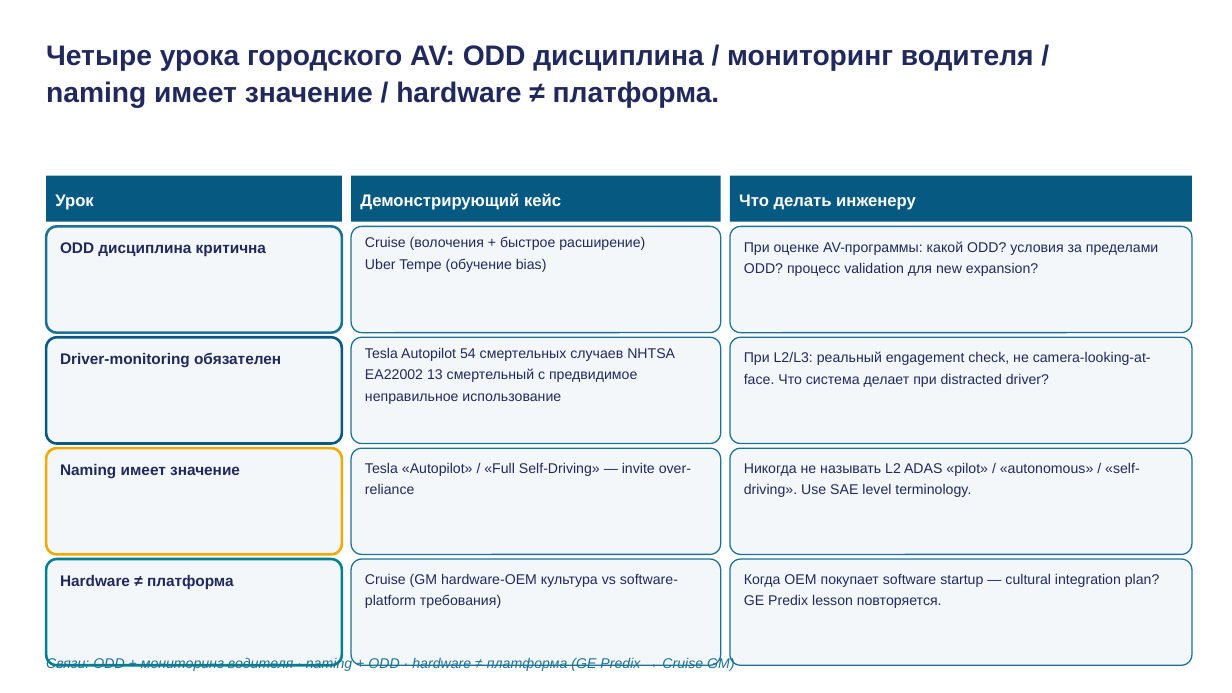
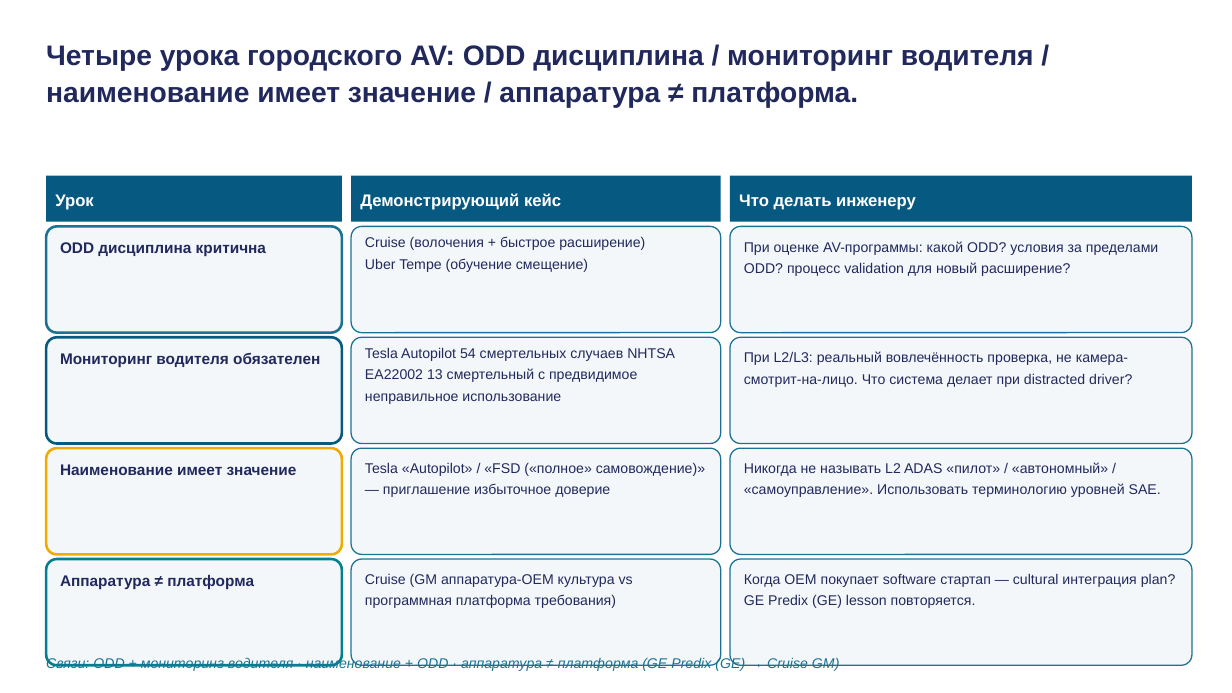
Before and after one commit to tellina-study/AI-usage-lessons, a slide deck: slide 32 of library/lectures/lec-13/rendered/lec-13.pptx. Drawn at 1232x693 pixels with LibreOffice and Linux fonts; fonts in the diff are those of the drawing. Boxes give left, top, right and bottom in pixels: in the first picture for what was removed or moved away, otherwise in the second. Text is boxed around its words. In the diff, an @@ line names an element or a change of style, - is before the commit and + after.

```diff
--- a/library/lectures/lec-13/rendered/lec-13.pptx
+++ b/library/lectures/lec-13/rendered/lec-13.pptx
@@ text at bbox=[46, 45, 1034, 108]: text changed @@
-Четыре урока городского AV: ODD дисциплина / мониторинг водителя /
-naming имеет значение / hardware ≠ платформа.
+Четыре урока городского AV: ODD дисциплина / мониторинг водителя /
+наименование имеет значение / аппаратура ≠ платформа.
@@ text at bbox=[365, 236, 645, 272]: text changed @@
-Cruise (волочения + быстрое расширение)
-Uber Tempe (обучение bias)
+Cruise (волочения + быстрое расширение)
+Uber Tempe (обучение смещение)
@@ text at bbox=[744, 241, 1158, 276]: text changed @@
-При оценке AV-программы: какой ODD? условия за пределами ODD? процесс validation для new expansion?
+При оценке AV-программы: какой ODD? условия за пределами ODD? процесс validation для новый расширение?
@@ text at bbox=[60, 352, 320, 367]: text changed @@
-Driver-monitoring обязателен
+Мониторинг водителя обязателен
@@ text at bbox=[744, 351, 1132, 387]: text changed @@
-При L2/L3: реальный engagement check, не camera-looking-at-face. Что система делает при distracted driver?
+При L2/L3: реальный вовлечённость проверка, не камера-смотрит-на-лицо. Что система делает при distracted driver?
@@ text at bbox=[60, 464, 297, 475]: text changed @@
-Naming имеет значение
+Наименование имеет значение
@@ text at bbox=[365, 462, 705, 497]: text changed @@
-Tesla «Autopilot» / «Full Self-Driving» — invite over-reliance
+Tesla «Autopilot» / «FSD («полное» самовождение)» — приглашение избыточное доверие
@@ text at bbox=[744, 462, 1161, 497]: text changed @@
-Никогда не называть L2 ADAS «pilot» / «autonomous» / «self-driving». Use SAE level terminology.
+Никогда не называть L2 ADAS «пилот» / «автономный» / «самоуправление». Использовать терминологию уровней SAE.
@@ text at bbox=[60, 575, 254, 589]: text changed @@
-Hardware ≠ платформа
+Аппаратура ≠ платформа
@@ text at bbox=[365, 573, 633, 608]: text changed @@
-Cruise (GM hardware-OEM культура vs software-platform требования)
+Cruise (GM аппаратура-OEM культура vs программная платформа требования)
@@ text at bbox=[744, 573, 1176, 608]: text changed @@
-Когда OEM покупает software startup — cultural integration plan? GE Predix lesson повторяется.
+Когда OEM покупает software стартап — cultural интеграция plan? GE Predix (GE) lesson повторяется.
@@ text at bbox=[46, 656, 839, 671]: text changed @@
-Связи: ODD + мониторинг водителя · naming + ODD · hardware ≠ платформа (GE Predix → Cruise GM)
+Связи: ODD + мониторинг водителя · наименование + ODD · аппаратура ≠ платформа (GE Predix (GE) → Cruise GM)
```
Also in this commit, not shown: 38 other slides changed, 9 other files.
